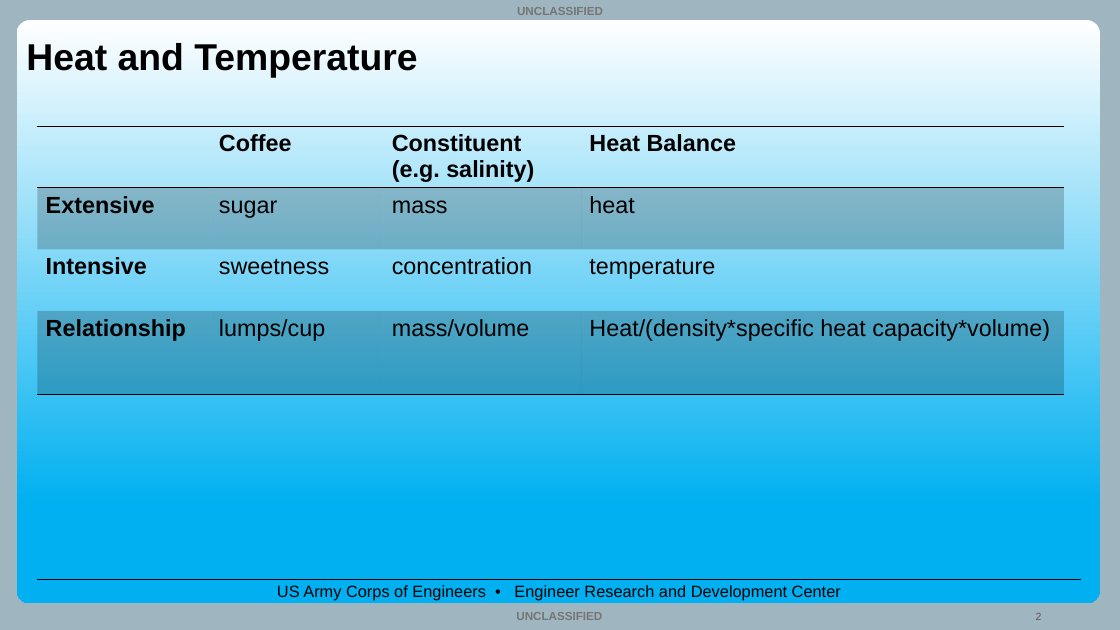
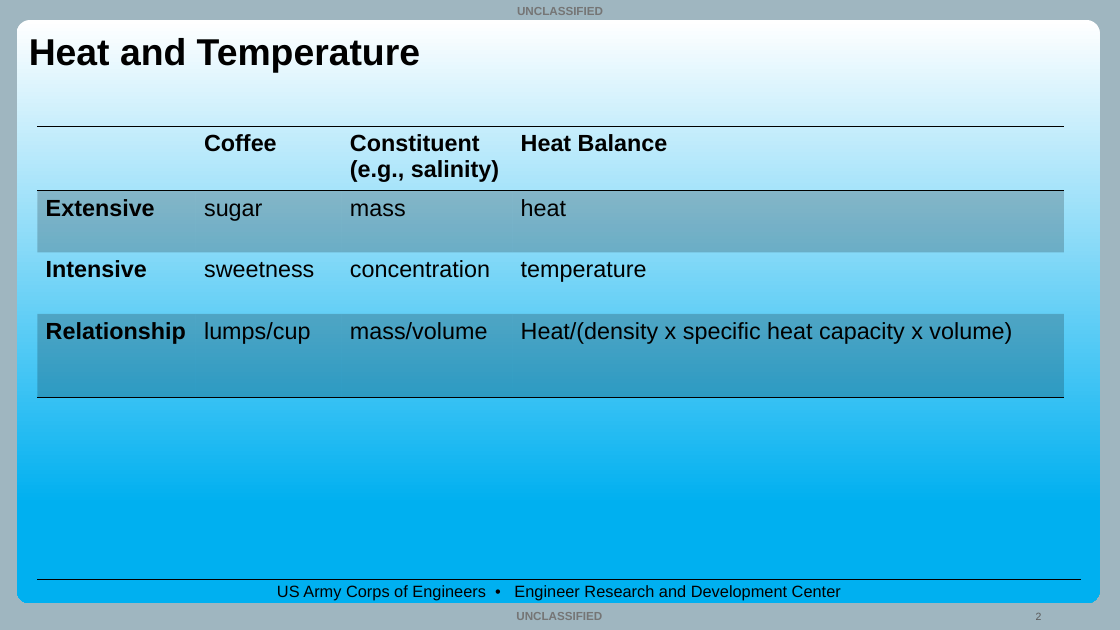
Before and after one commit to EcohydrologyTeam/CE-QUAL-W2-Workshop-2025, a slide deck: slide 2 of Lectures/1.04_Lecture_Water_Temperature_Modeling_Sep2025_TS.pptx. Drawn at 1120x630 pixels with LibreOffice and Linux fonts; fonts in the diff are those of the drawing; background and template pictures are left out. Boxes give left, top, right and bottom in pixels: in the first picture for what was removed or moved away, otherwise in the second. Text is boxed around its words. In the diff, an @@ line names an element or a change of style, - is before the commit and + after.

```diff
--- a/Lectures/1.04_Lecture_Water_Temperature_Modeling_Sep2025_TS.pptx
+++ b/Lectures/1.04_Lecture_Water_Temperature_Modeling_Sep2025_TS.pptx
@@ title "Heat and Temperature" moved from (x1=26, y1=43, x2=417, y2=77) to (x1=29, y1=38, x2=420, y2=73) @@
@@ table at (x1=37, y1=127, x2=1065, y2=397) @@
-row 1, column 3: Constituent (e.g. salinity)
+row 1, column 3: Constituent (e.g., salinity)
-row 4, column 4: Heat/(density*specific heat capacity*volume)
+row 4, column 4: Heat/(density x specific heat capacity x volume)
```
Also in this commit, not shown: 17 other slides changed.
